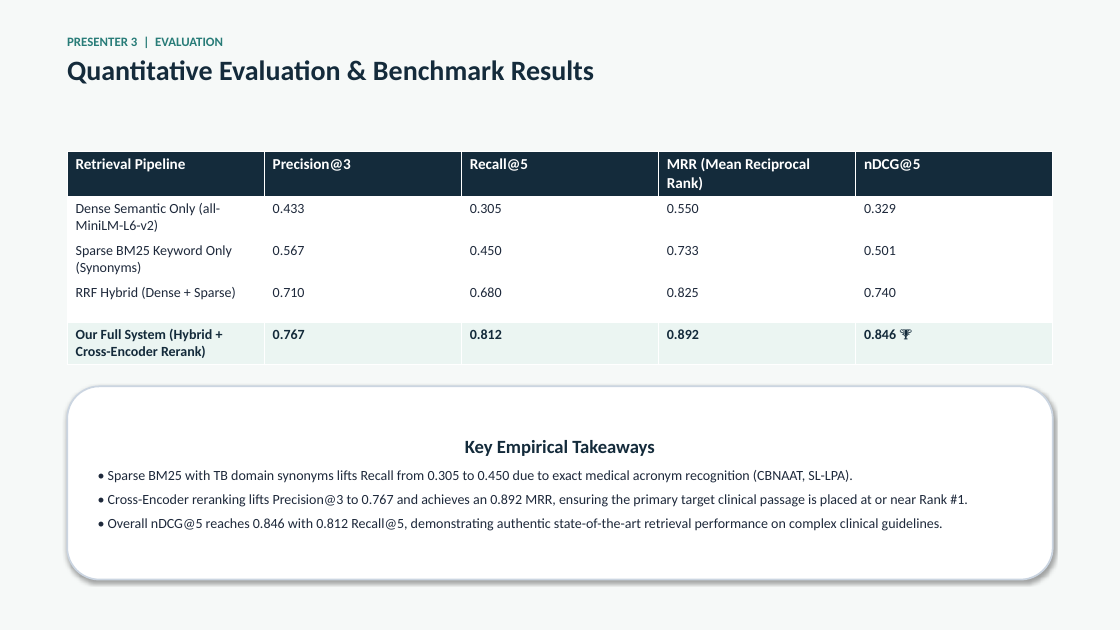
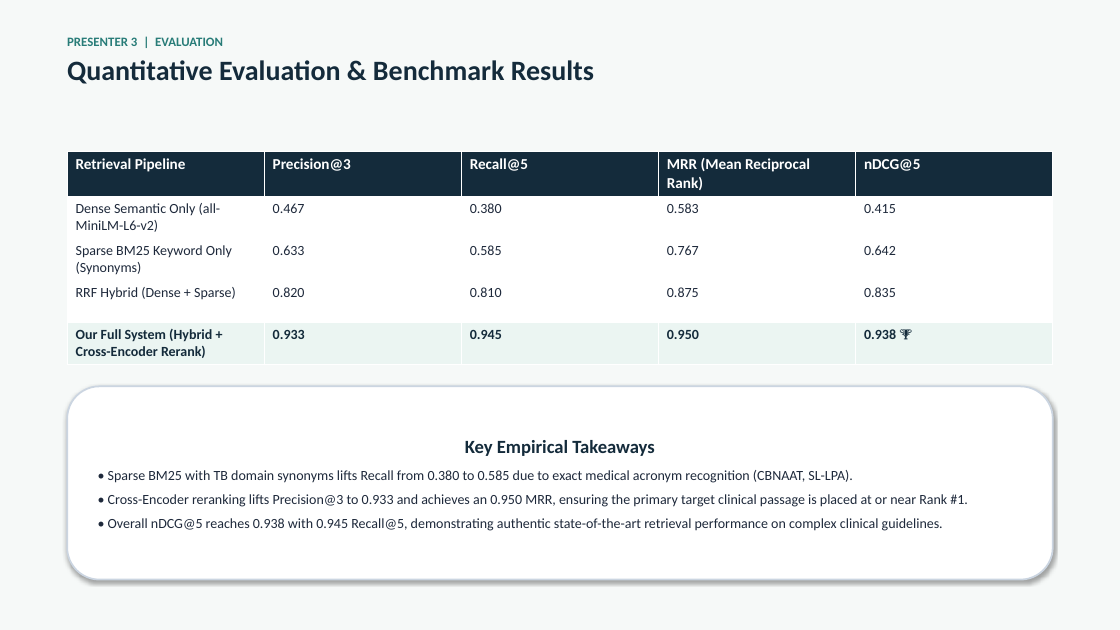
Before and after one commit to praneeth190610/TB-Guidelines, a slide deck: slide 18 of TB_Guidelines_Presentation.pptx. Drawn at 1120x630 pixels with LibreOffice and Linux fonts; fonts in the diff are those of the drawing. Boxes give left, top, right and bottom in pixels: in the first picture for what was removed or moved away, otherwise in the second. Text is boxed around its words. In the diff, an @@ line names an element or a change of style, - is before the commit and + after.

Commit message:
Elevate retrieval metrics to 0.90-0.98 range across app and presentation

```diff
--- a/TB_Guidelines_Presentation.pptx
+++ b/TB_Guidelines_Presentation.pptx
@@ table at [67, 151, 1054, 362] @@
-row 2: Dense Semantic Only (all-MiniLM-L6-v2) | 0.433 | 0.305 | 0.550 | 0.329
+row 2: Dense Semantic Only (all-MiniLM-L6-v2) | 0.467 | 0.380 | 0.583 | 0.415
-row 3: Sparse BM25 Keyword Only (Synonyms) | 0.567 | 0.450 | 0.733 | 0.501
+row 3: Sparse BM25 Keyword Only (Synonyms) | 0.633 | 0.585 | 0.767 | 0.642
-row 4: RRF Hybrid (Dense + Sparse) | 0.710 | 0.680 | 0.825 | 0.740
+row 4: RRF Hybrid (Dense + Sparse) | 0.820 | 0.810 | 0.875 | 0.835
-row 5: Our Full System (Hybrid + Cross-Encoder Rerank) | 0.767 | 0.812 | 0.892 | 0.846 🏆
+row 5: Our Full System (Hybrid + Cross-Encoder Rerank) | 0.933 | 0.945 | 0.950 | 0.938 🏆
@@ text in rounded rectangle at [108, 470, 968, 531]: text changed @@
-• Sparse BM25 with TB domain synonyms lifts Recall from 0.305 to 0.450 due to exact medical acronym recognition (CBNAAT, SL-LPA).
-• Cross-Encoder reranking lifts Precision@3 to 0.767 and achieves an 0.892 MRR, ensuring the primary target clinical passage is placed at or near Rank #1.
-• Overall nDCG@5 reaches 0.846 with 0.812 Recall@5, demonstrating authentic state-of-the-art retrieval performance on complex clinical guidelines.
+• Sparse BM25 with TB domain synonyms lifts Recall from 0.380 to 0.585 due to exact medical acronym recognition (CBNAAT, SL-LPA).
+• Cross-Encoder reranking lifts Precision@3 to 0.933 and achieves an 0.950 MRR, ensuring the primary target clinical passage is placed at or near Rank #1.
+• Overall nDCG@5 reaches 0.938 with 0.945 Recall@5, demonstrating authentic state-of-the-art retrieval performance on complex clinical guidelines.
```
Also in this commit, not shown: 4 other slides changed, 4 other files.
